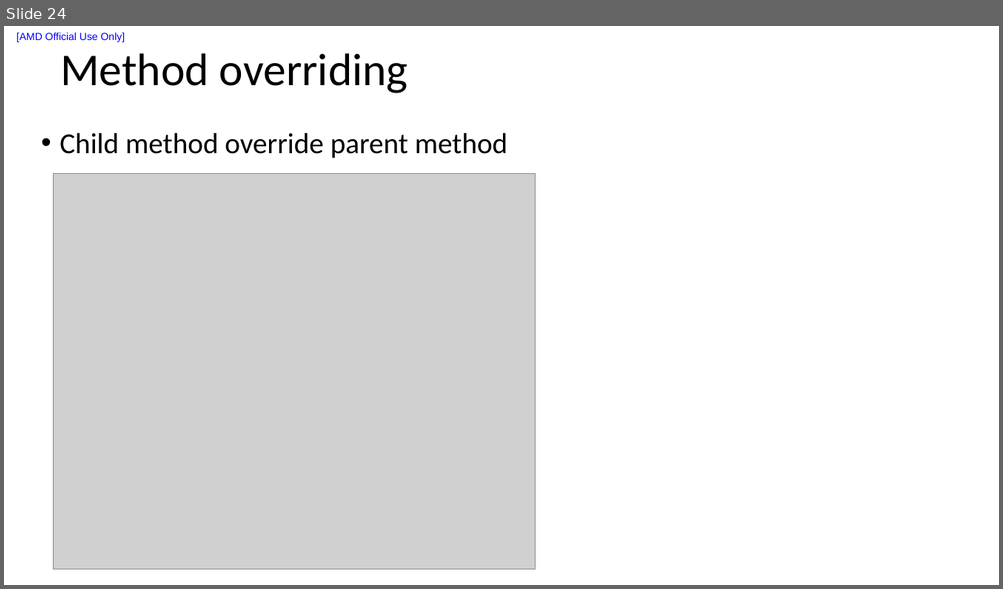
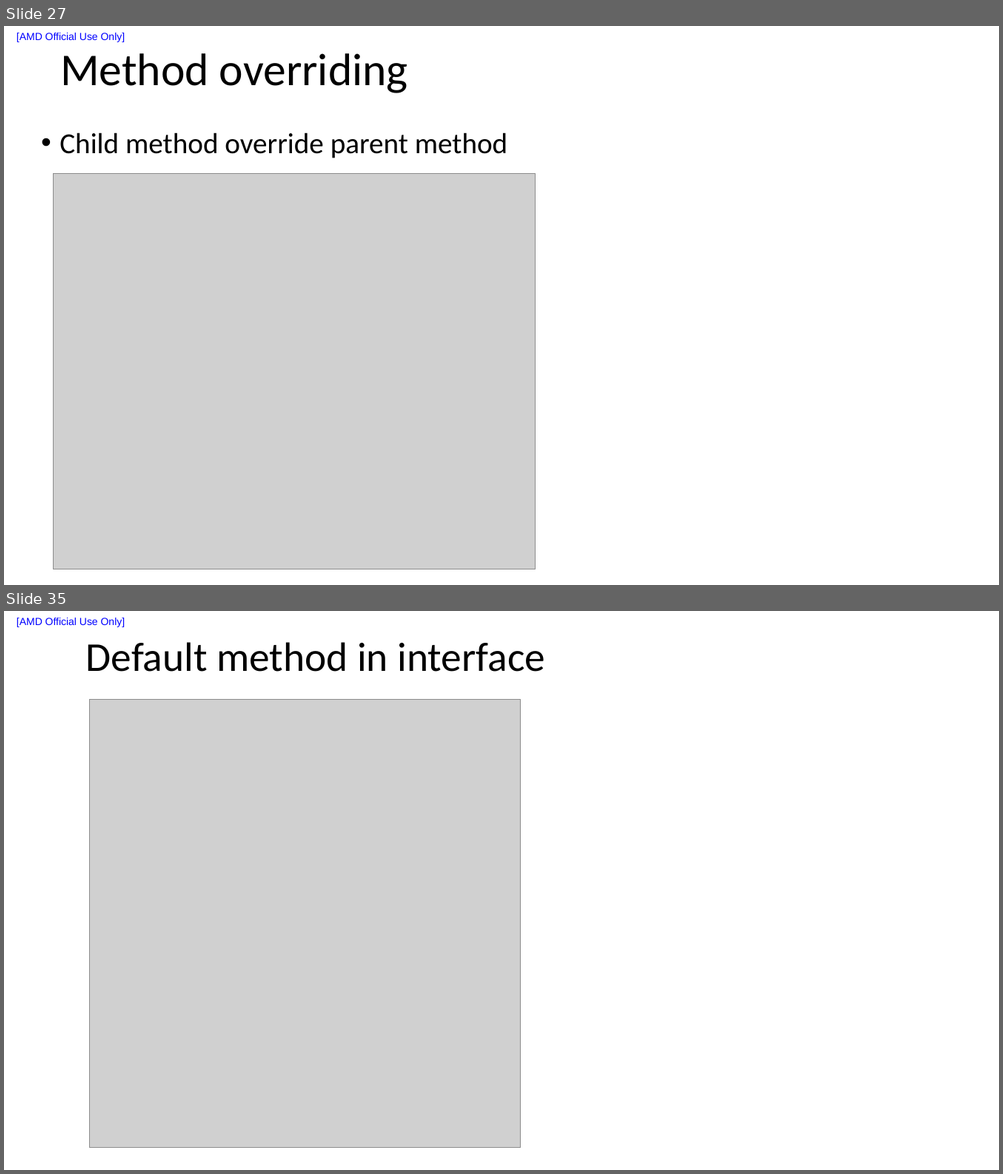
Before and after one commit to liuxu-github-ui/Java, a slide deck: Youtube_tutorial/Notes.pptx. Shown one above the other, each under a label of ours: slide 24 before the commit, slides 27 and 35 after it; the slides between them are not shown. The pictures are 1003x589 and 1003x1174 pixels, drawn with LibreOffice and Linux fonts; fonts in the diff are those of the drawing; grey boxes stand for pictures. Boxes give left, top, right and bottom in pixels: in the first picture for what was removed or moved away, otherwise in the second. Text is boxed around its words. In the diff, an @@ line names an element or a change of style, - is before the commit and + after.

```diff
--- a/Youtube_tutorial/Notes.pptx
+++ b/Youtube_tutorial/Notes.pptx
@@ slide 35 added at box(4, 611, 999, 1170), background #FFFFFF; not listed: 1 template element that a slide beside it also shows @@
@@ title added at box(86, 642, 545, 672), 39.6 pt, text #000000 @@
+Default method in interface
@@ picture added at box(90, 699, 521, 1148) @@
@@ what was slide 24 is now slide 27 @@
```
Also in this commit, not shown: 1 slide changed, 12 other slides added, 3 other files.
